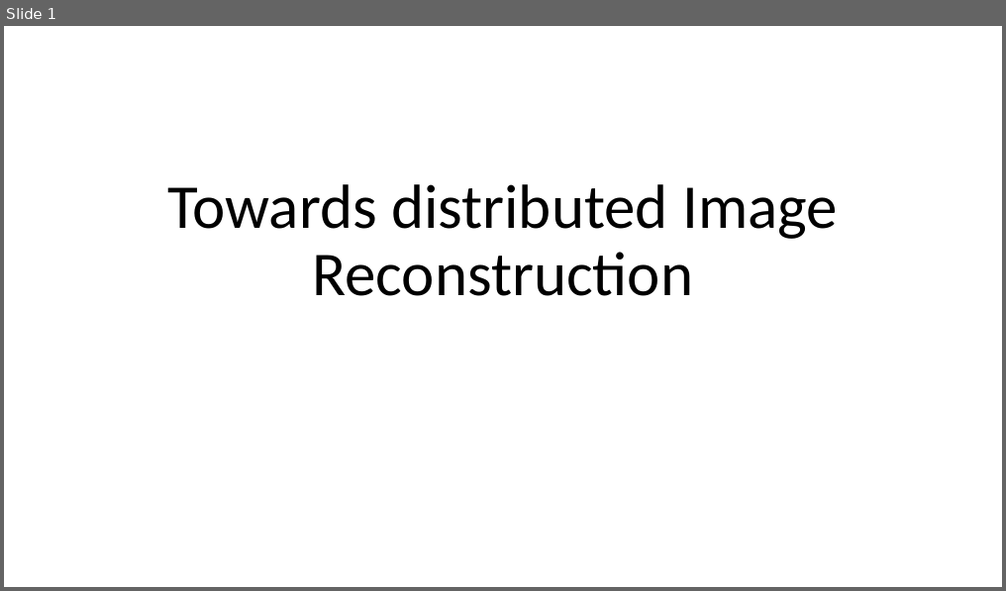
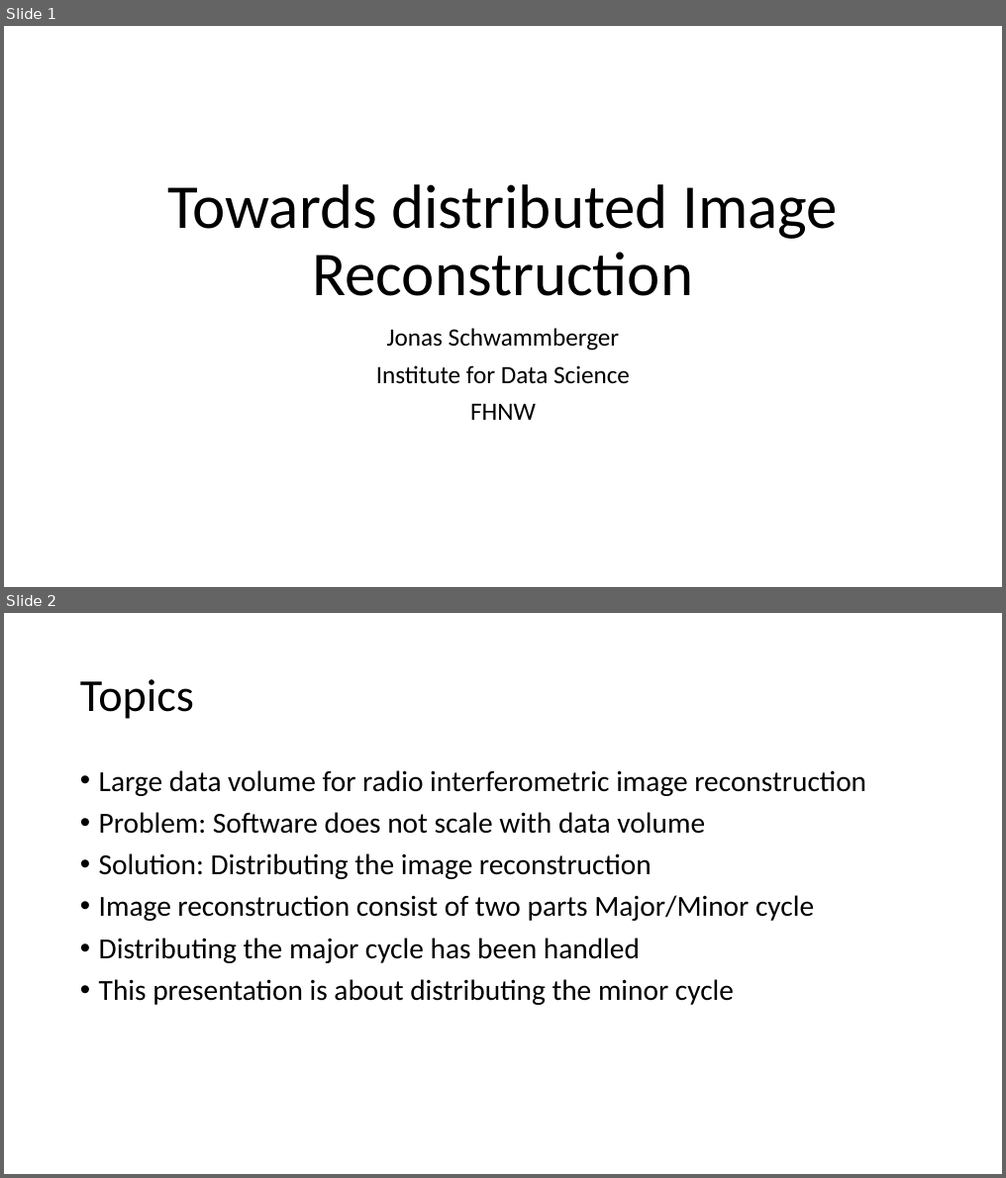
Before and after one commit to lord-blueberry/p9-doc, a slide deck: SKA-Days/Towards Distributed Image Reconstruction.pptx. Shown one above the other, each under a label of ours: slide 1 before the commit, slides 1 and 2 after it. The pictures are 1006x591 and 1006x1178 pixels, drawn with LibreOffice and Linux fonts; fonts in the diff are those of the drawing. Boxes give left, top, right and bottom in pixels: in the first picture for what was removed or moved away, otherwise in the second. Text is boxed around its words. In the diff, an @@ line names an element or a change of style, - is before the commit and + after.

```diff
--- a/SKA-Days/Towards Distributed Image Reconstruction.pptx
+++ b/SKA-Days/Towards Distributed Image Reconstruction.pptx
@@ slide 2 added at (x1=4, y1=613, x2=1002, y2=1174), background #FFFFFF @@
@@ title added at (x1=80, y1=679, x2=194, y2=719), 44 pt, text #000000 @@
+Topics
@@ text added at (x1=99, y1=770, x2=866, y2=1005), 28 pt, text #000000 @@
+• Large data volume for radio interferometric image reconstruction
+• Problem: Software does not scale with data volume
+• Solution: Distributing the image reconstruction
+• Image reconstruction consist of two parts Major/Minor cycle
+• Distributing the major cycle has been handled
+• This presentation is about distributing the minor cycle
@@ slide 1 changed as well @@
@@ subtitle added at (x1=376, y1=328, x2=630, y2=420), 24 pt, text #000000 @@
+Jonas Schwammberger
+Institute for Data Science
+FHNW
```
Also in this commit, not shown: 7 other slides changed, 8 other slides added, 1 slide removed, 7 other files.
